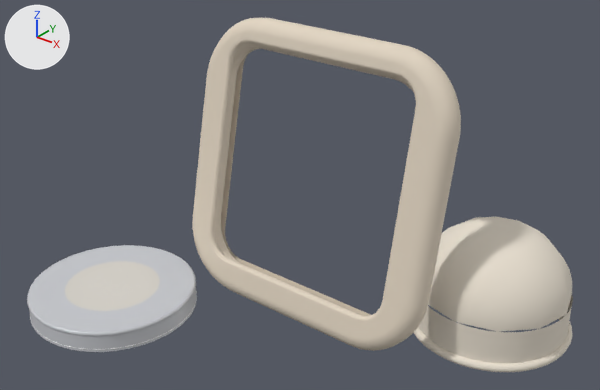
A saved change to the glTF model src/lab/ar/oat.glb.
Before and after are seen from a camera (50 mm lens) standing at (0.26, -0.334, 0.28) and looking at (0.0, -0.01, 0.079). Lighting does not change. The marker at upper left points along +X, +Y and +Z. The first picture is the older version. Where no turn or scale is listed for an object, it has been applied to the vertices.
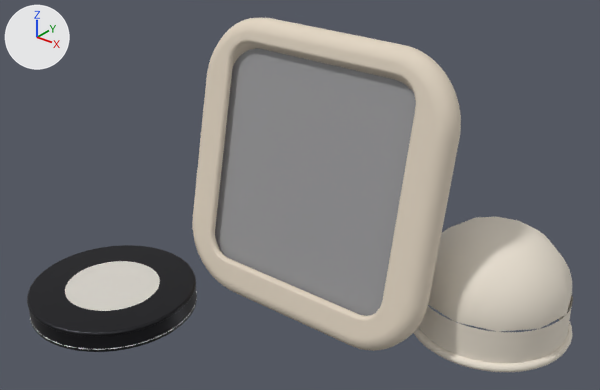
Changed parts and their boxes (x1, y1, x2, y2) in the pictures (600 x 390 px):
'display-stand-in', added: after (215, 48, 416, 316)
'Mesh_10', recoloured, surface changed (light grey to dark grey): (29, 245, 194, 332) in both
'Mesh_8', recoloured, surface changed (light grey to dark grey): (29, 261, 197, 352) in both
'Mesh_9', recoloured, surface changed: (27, 245, 196, 337) in both
'Mesh_12', recoloured: (30, 291, 197, 350) in both
'Mesh_1', unchanged, covered by the edit: before (221, 56, 371, 316)

Diff of the bpy script that builds the scene:
```diff
--- a/src/lab/ar/oat.glb.py
+++ b/src/lab/ar/oat.glb.py
@@ mat_material_3 @@
 mat_material_3 = principled_material('Material_3')
-mat_material_3.base_color = (0.823, 0.753, 0.644)  # pale yellow #eae1d2
-mat_material_3.roughness = 0.95
+mat_material_3.base_color = (0.0252, 0.0252, 0.0296)  # dark grey #2c2c30
+mat_material_3.roughness = 0.4
+mat_material_3.metallic = 0.8
@@ mat_material_4 @@
 mat_material_4 = principled_material('Material_4')
-mat_material_4.base_color = (0.584, 0.597, 0.631)  # light grey #c9cbd0
+mat_material_4.base_color = (0.687, 0.658, 0.604)  # light grey #d8d4cc
 mat_material_4.roughness = 0.3
@@ mat_material_6 @@
 mat_material_6 = principled_material('Material_6')
-mat_material_6.base_color = (1.0, 1.0, 1.0)  # white #ffffff
+mat_material_6.base_color = (0.323, 0.323, 0.332)  # grey #9a9a9c
 mat_material_6.roughness = 0.4
@@ me_mesh_5 @@
 me_mesh_5.from_pydata(...)  # 105 vertices, 180 faces; spans x -0.0439..0.0439, y -0.0439..0.0439, z 0.0..0.04
-me_mesh_5.materials.append(mat_material_3)  # pale yellow #eae1d2
+me_mesh_5.materials.append(mat_material_2)  # pale yellow #eae1d2
@@ me_mesh_8 @@
 me_mesh_8.from_pydata(...)  # 196 vertices, 384 faces; spans x -0.0496..0.0496, y -0.0496..0.0496, z -0.0056..0.0056
-me_mesh_8.materials.append(mat_material_4)  # light grey #c9cbd0
+me_mesh_8.materials.append(mat_material_3)  # dark grey #2c2c30
@@ me_mesh_9 @@
 me_mesh_9.from_pydata(...)  # 407 vertices, 720 faces; spans x -0.0498..0.0498, y -0.0498..0.0498, z -0.0015..0.0015
-me_mesh_9.materials.append(mat_material_4)  # light grey #c9cbd0
+me_mesh_9.materials.append(mat_material_3)  # dark grey #2c2c30
@@ me_mesh_10 @@
 me_mesh_10.from_pydata(...)  # 194 vertices, 192 faces; spans x -0.0484..0.0484, y -0.0484..0.0484, z 0.0
-me_mesh_10.materials.append(mat_material_4)  # light grey #c9cbd0
+me_mesh_10.materials.append(mat_material_3)  # dark grey #2c2c30
@@ me_mesh_11 @@
 me_mesh_11.from_pydata(...)  # 132 vertices, 256 faces; spans x -0.028..0.028, y -0.028..0.028, z -0.0008..0.0008
-me_mesh_11.materials.append(mat_material_5)  # light grey #d8d4cc
+me_mesh_11.materials.append(mat_material_4)  # light grey #d8d4cc
@@ me_mesh_13 @@
+me_mesh_13.from_pydata(...)  # 408 vertices, 812 faces; spans x -0.0692..0.0692, y -0.0187..0.0187, z -0.0684..0.0684
+me_mesh_13.materials.append(mat_material_6)  # grey #9a9a9c
@@ ob_display_stand_in @@
+ob_display_stand_in = bpy.data.objects.new('display-stand-in', me_mesh_13)
+ob_display_stand_in.location = (0.0, 0.002, 0.0841)
```
